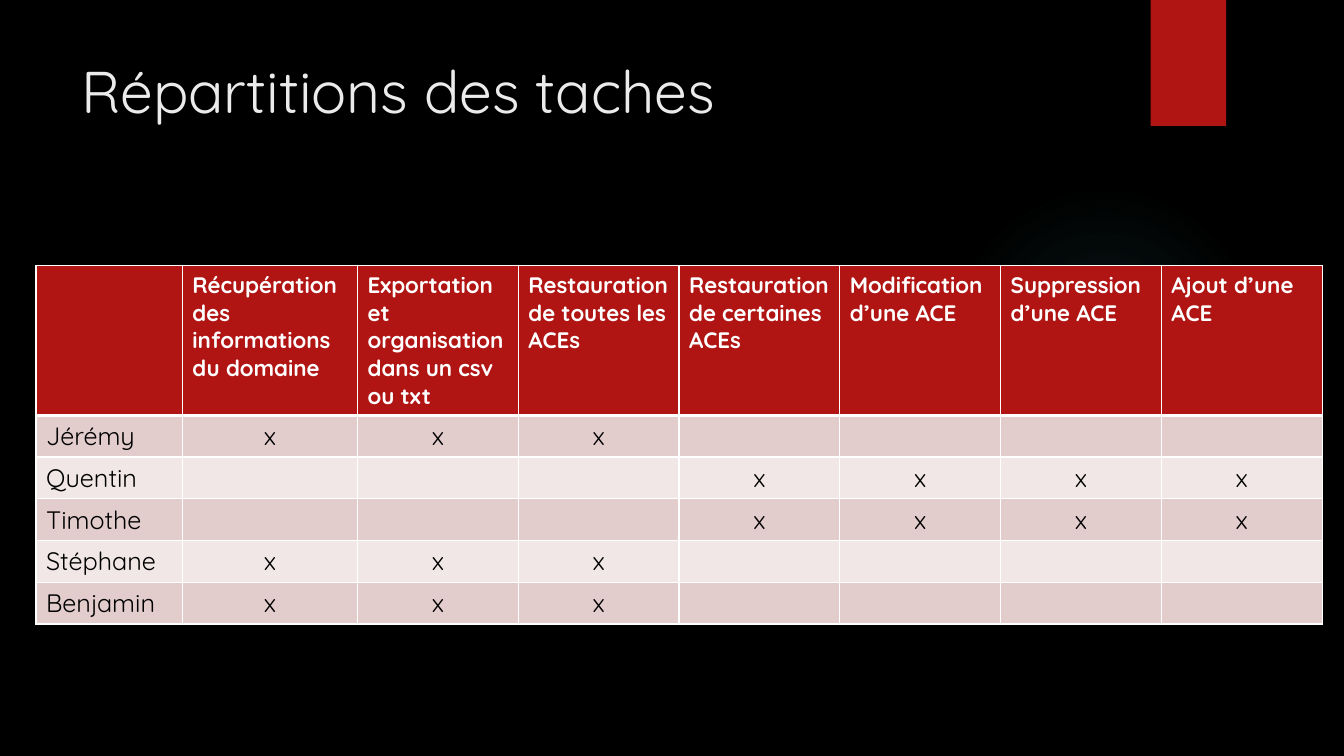
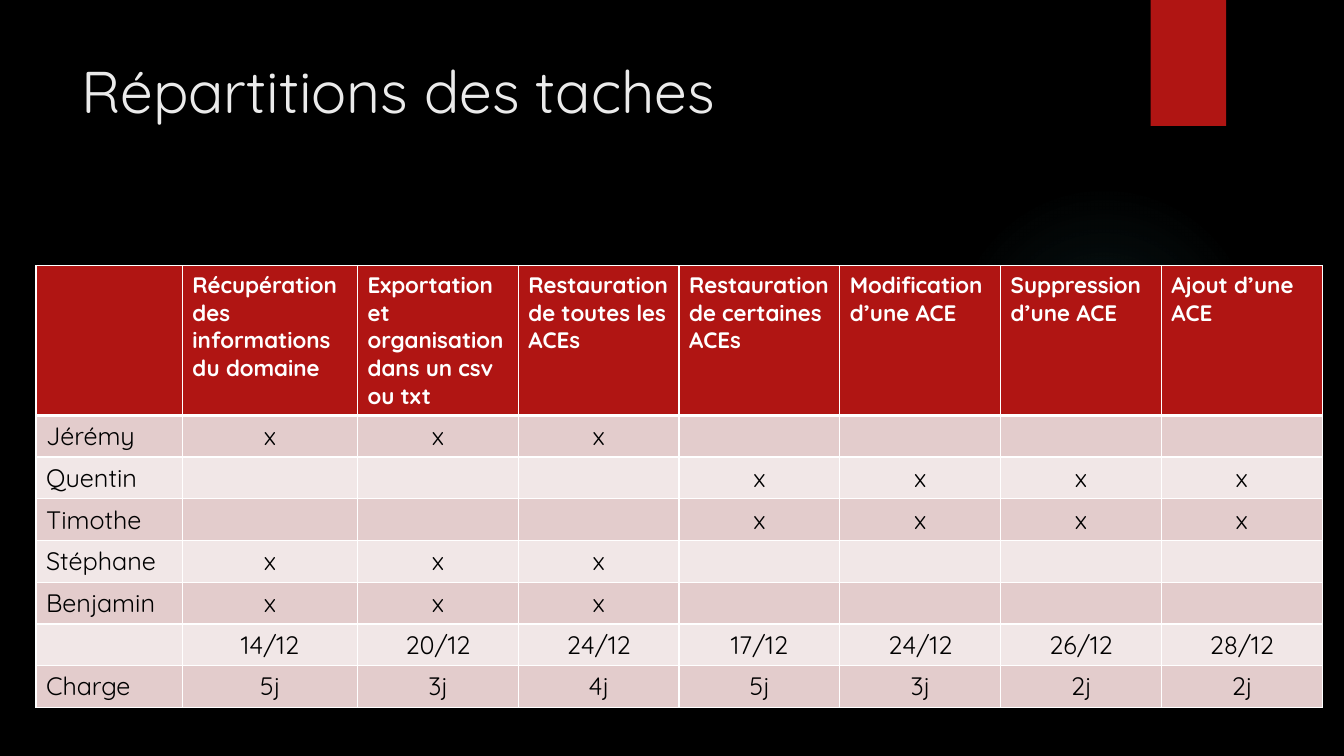
Before and after one commit to FernandezBenjamin/Admin-Windows-Server, a slide deck: slide 5 of Projet_Windows_serveur.pptx. Drawn at 1344x756 pixels with LibreOffice and Linux fonts; fonts in the diff are those of the drawing; background and template pictures are left out. Boxes give left, top, right and bottom in pixels: in the first picture for what was removed or moved away, otherwise in the second. Text is boxed around its words. In the diff, an @@ line names an element or a change of style, - is before the commit and + after.

Commit message:
plop

```diff
--- a/Projet_Windows_serveur.pptx
+++ b/Projet_Windows_serveur.pptx
@@ table at box(36, 266, 1326, 704) @@
+row 7:  | 14/12 | 20/12 | 24/12 | 17/12 | 24/12 | 26/12 | 28/12
+row 8: Charge | 5j | 3j | 4j | 5j | 3j | 2j | 2j
```
